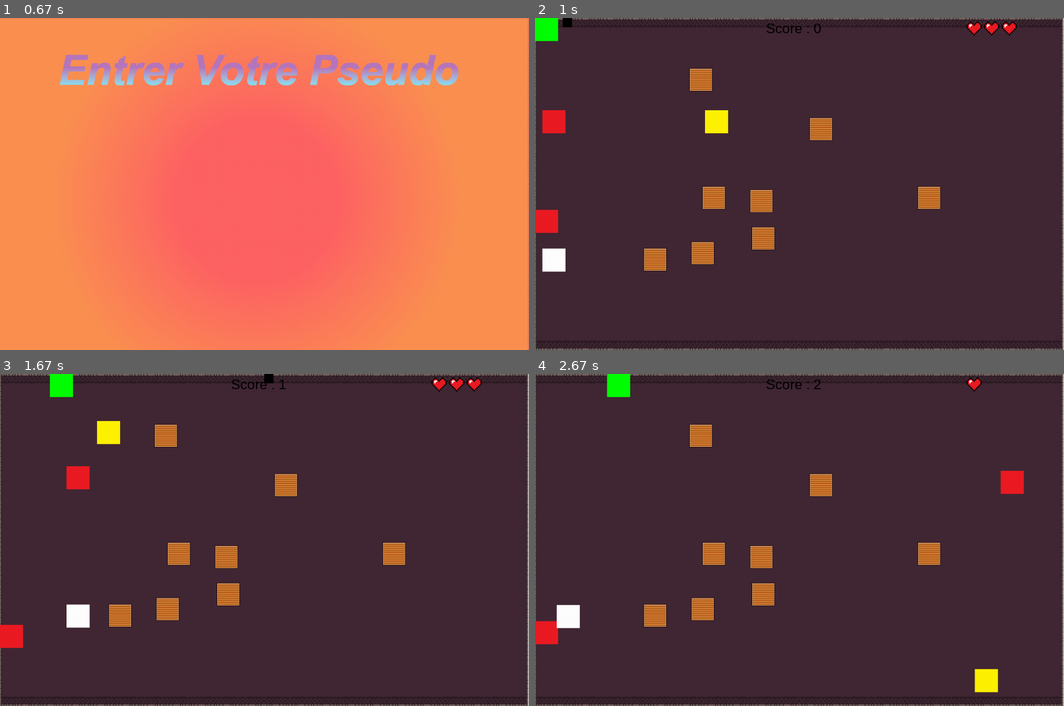
Above: before the commit, frames 1-4 (two rows, left to right).
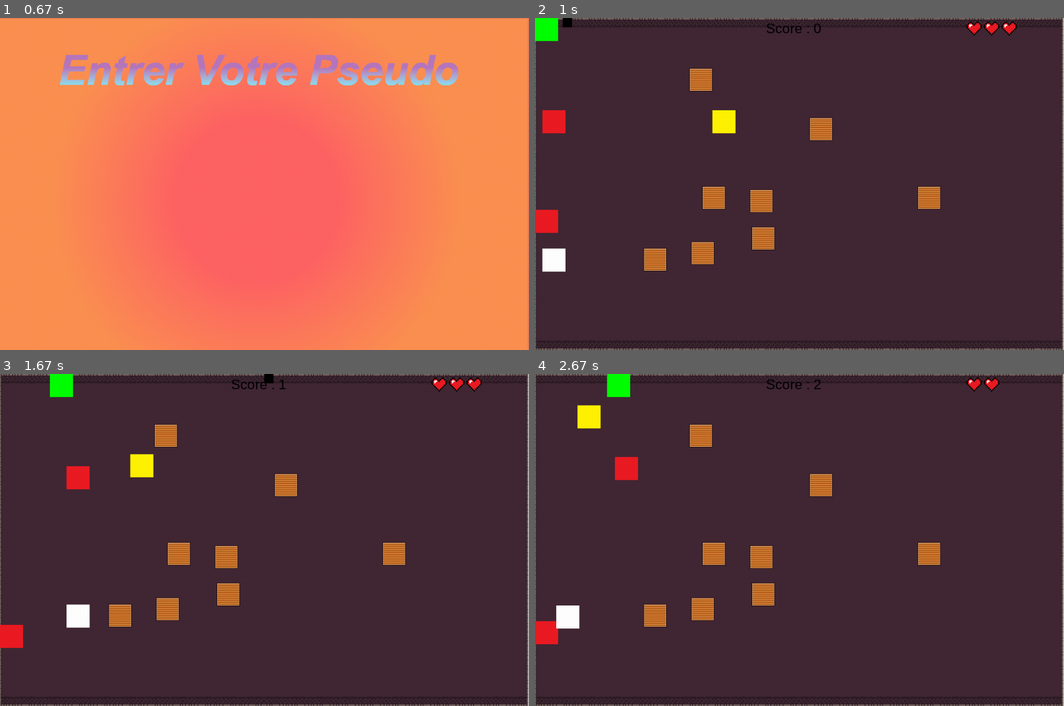
Above: after the commit, the same moments.

Repository: matthieurobert/Projet-ISN
Game: pygame game, started from test_bot.py
The game is run twice, just before and just after one commit, with the same random seed, the same clock (stepped at 60 frames per second) and the same inputs.
Inputs (mouse positions are in pixels of both pictures, inside the frame that each line leads up to):
- Up to frame 1 (0.67 s): click (253, 197) at 0.38 s
- Up to frame 2 (1 s): tap Enter at 0.67 s
- Up to frame 3 (1.67 s): hold D 1-1.47 s; hold W from 1.55 s (still down)
- Up to frame 4 (2.67 s): tap V at 1.7 s; release W at 1.85 s; hold D 1.88-2.35 s; hold A from 2.38 s (still down)

Frame 1 is identical in both runs. In frame 2, 0.2% of the frame differs, in the area x 32-38%, y 27-35%; in frame 3, 0.6%; in frame 4, 1.4%, in the area x 4-93%, y 1-96%.

Commit message:
Update test_bot.py

Diff:
--- a/test_bot.py
+++ b/test_bot.py
@@ -99,24 +99,32 @@
         if self.rect.left < 0 or self.rect.right > 1095:
             if self.speed == [1,0]:
                 self.speed = [0,1]
+                self.rect = self.rect.move(self.speed)
+            elif self.speed == [-1,0]:
+                self.speed = [0,-1]
+                self.rect = self.rect.move(self.speed)
             elif self.speed == [0,1]:
                 self.speed = [-1,0]
-            elif self.speed == [-1,0]:
-                self.speed = [0,-1]
+                self.rect = self.rect.move(self.speed)
             elif self.speed == [0,-1]:
                 self.speed = [1,0]
+                self.rect = self.rect.move(self.speed)
 
         for d in range (0,len(rekt_boîte)):
 
             if self.rect.colliderect(rekt_boîte[d]):
                 if self.speed == [1,0]:
                     self.speed = [0,1]
+                    self.rect = self.rect.move(self.speed)
+                elif self.speed == [-1,0]:
+                    self.speed = [0,-1]
+                    self.rect = self.rect.move(self.speed)
                 elif self.speed == [0,1]:
                     self.speed = [-1,0]
-                elif self.speed == [-1,0]:
-                    self.speed = [0,-1]
+                    self.rect = self.rect.move(self.speed)
                 elif self.speed == [0,-1]:
                     self.speed = [1,0]
+                    self.rect = self.rect.move(self.speed)
 
         self.rect = self.rect.move(self.speed)
 
@@ -174,16 +182,16 @@
 
 
 	def bas(self):
-		self.rect = self.rect.move(0, 2)
+		self.rect = self.rect.move(0, 1)
 
 	def haut(self):
-		self.rect = self.rect.move(0, -2)
+		self.rect = self.rect.move(0, -1)
 
 	def gauche(self):
-		self.rect = self.rect.move(-2, 0)
+		self.rect = self.rect.move(-1, 0)
 
 	def droite(self):
-		self.rect = self.rect.move(2, 0)
+		self.rect = self.rect.move(1, 0)
 	def stop(self):
 		self.rect = self.rect.move(0,0)
 
